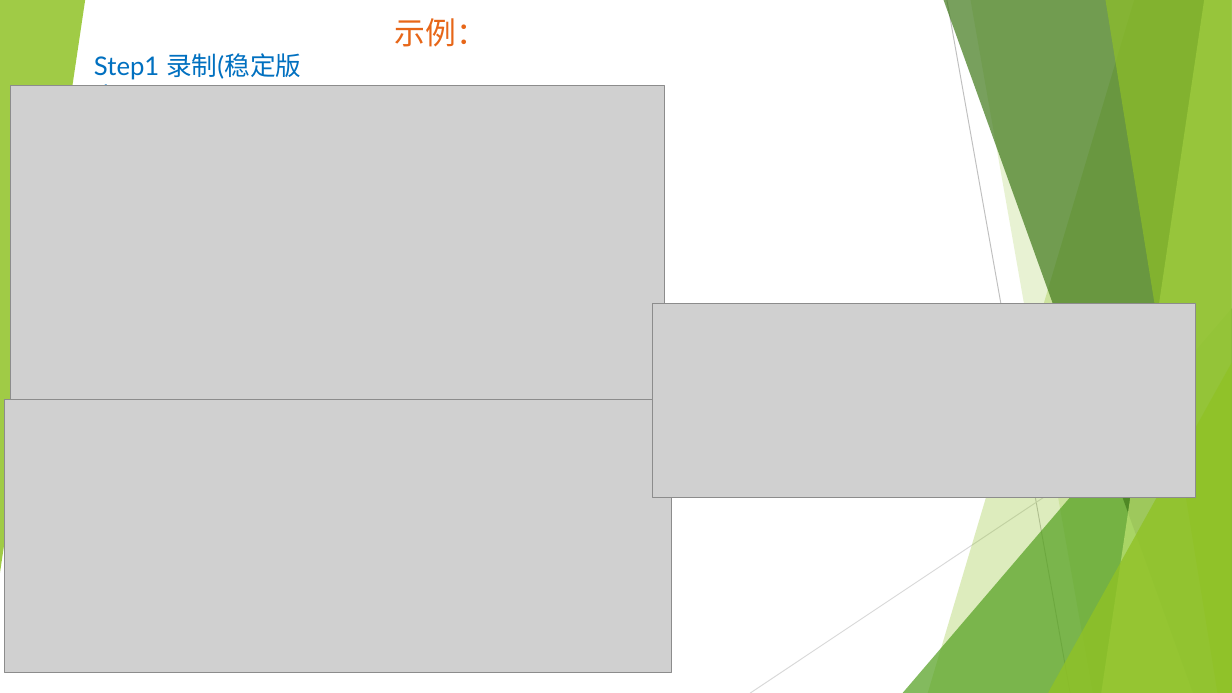
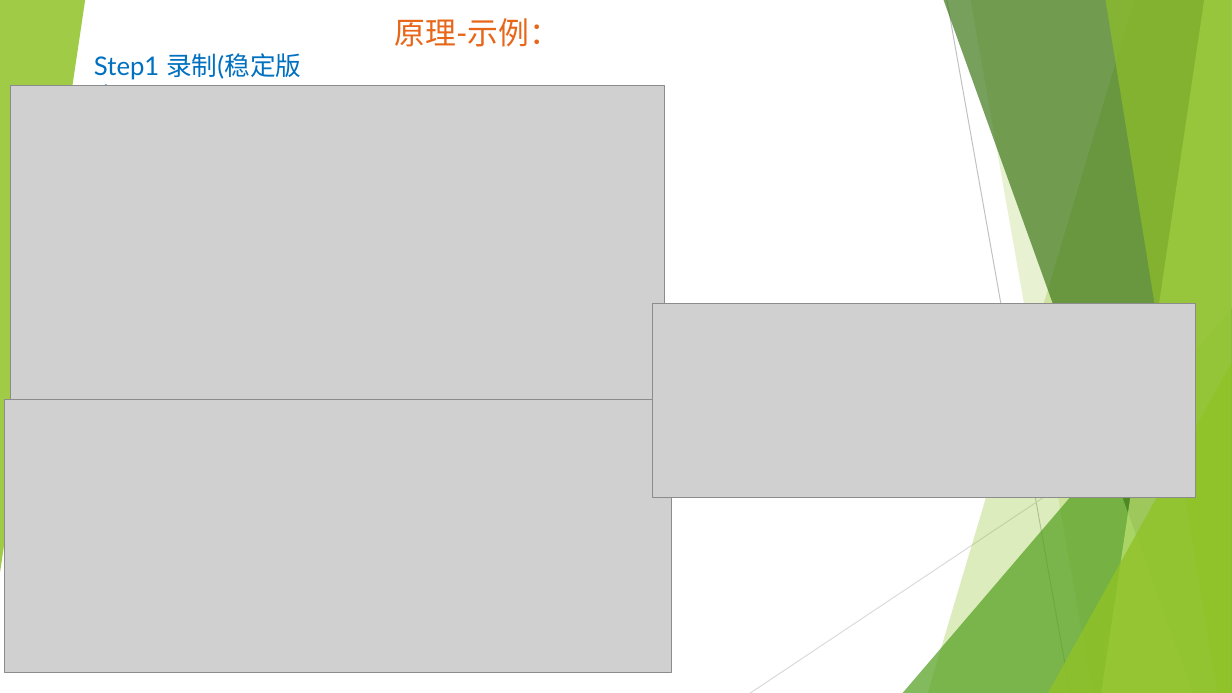
Before and after one commit to gx303841541/replayit, a slide deck: slide 5 of 录制回放工具介绍.pptx (slide 4 before the commit). Drawn at 1232x693 pixels with LibreOffice and Linux fonts; fonts in the diff are those of the drawing; grey boxes stand for pictures. Boxes give left, top, right and bottom in pixels: in the first picture for what was removed or moved away, otherwise in the second. Text is boxed around its words. In the diff, an @@ line names an element or a change of style, - is before the commit and + after.

```diff
--- a/录制回放工具介绍.pptx
+++ b/录制回放工具介绍.pptx
@@ text at (395,18,560,47): text changed @@
-示例：
+原理-示例：
```
Also in this commit, not shown: 2 other slides changed, 2 slides added, 58 other files.
